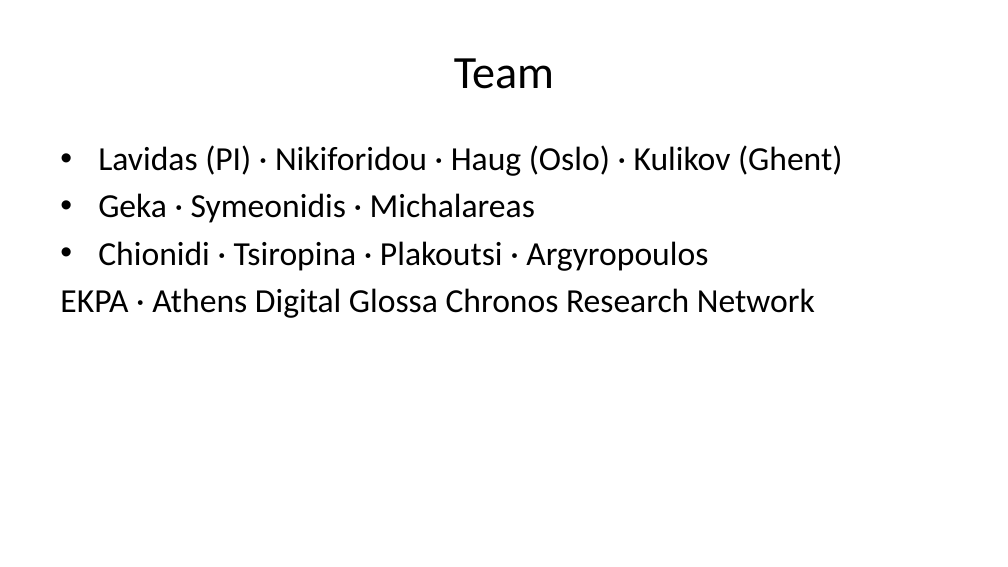
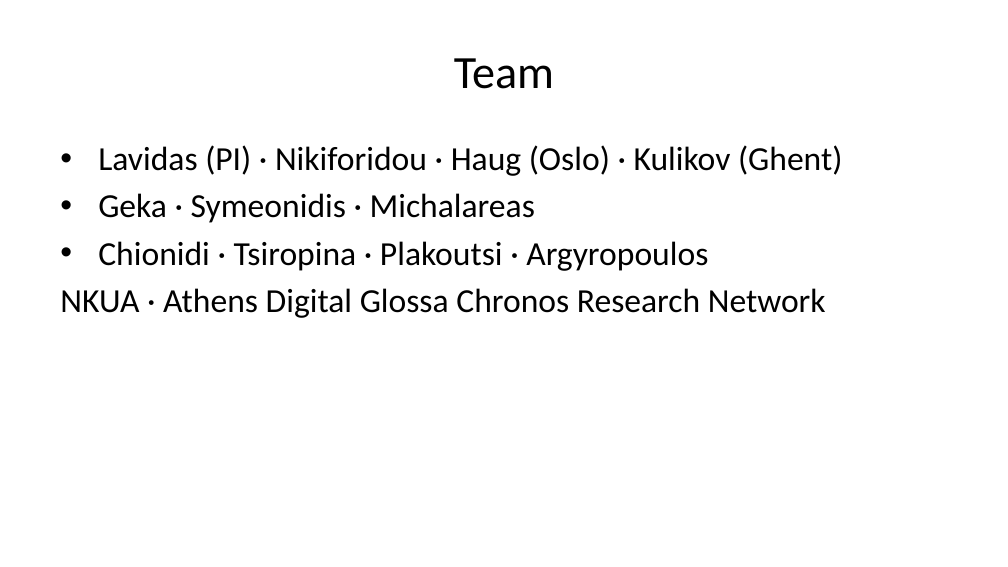
Before and after one commit to AthDGC/AthDGC.github.io, a slide deck: slide 8 of slides/announcement.pptx. Drawn at 1008x567 pixels with LibreOffice and Linux fonts; fonts in the diff are those of the drawing. Boxes give left, top, right and bottom in pixels: in the first picture for what was removed or moved away, otherwise in the second. Text is boxed around its words. In the diff, an @@ line names an element or a change of style, - is before the commit and + after.

```diff
--- a/slides/announcement.pptx
+++ b/slides/announcement.pptx
@@ text at (x1=60, y1=288, x2=826, y2=318): text changed @@
-EKPA · Athens Digital Glossa Chronos Research Network
+NKUA · Athens Digital Glossa Chronos Research Network
```
Also in this commit, not shown: 1 other slide changed, 21 other files.
